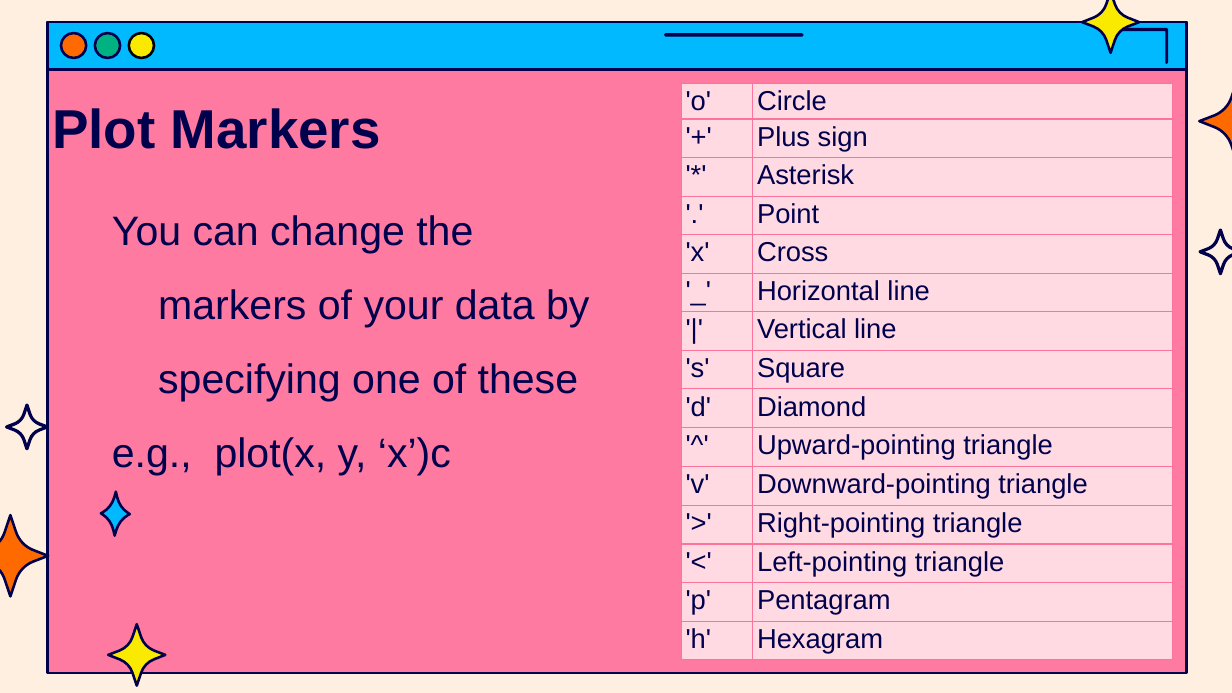
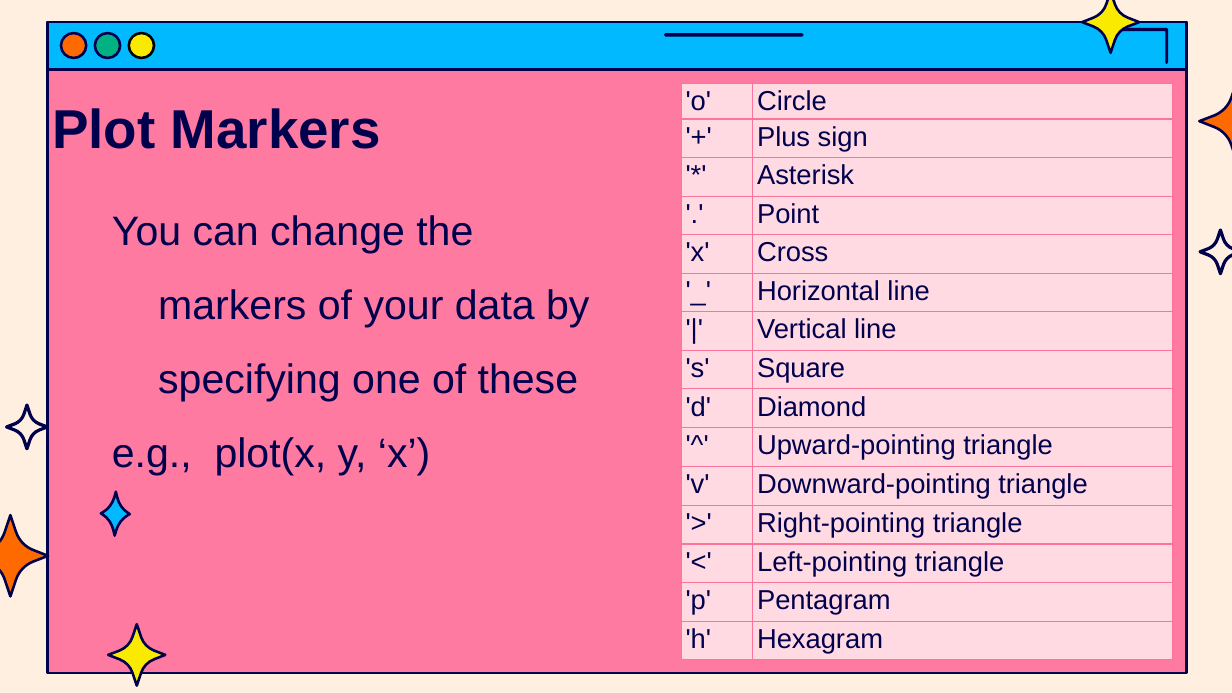
Before and after one commit to jasondsc/MATDRAB2MATFAB, a slide deck: slide 14 of slides/MATLAB_class_4.pptx (slide 15 before the commit). Drawn at 1232x693 pixels with LibreOffice and Linux fonts; fonts in the diff are those of the drawing. Boxes give left, top, right and bottom in pixels: in the first picture for what was removed or moved away, otherwise in the second. Text is boxed around its words. In the diff, an @@ line names an element or a change of style, - is before the commit and + after.

```diff
--- a/slides/MATLAB_class_4.pptx
+++ b/slides/MATLAB_class_4.pptx
@@ text at (x1=112, y1=437, x2=430, y2=476): text changed @@
-e.g., plot(x, y, ‘x’)c
+e.g., plot(x, y, ‘x’)
```
Also in this commit, not shown: 6 other slides changed, 1 slide removed, 2 other files.
